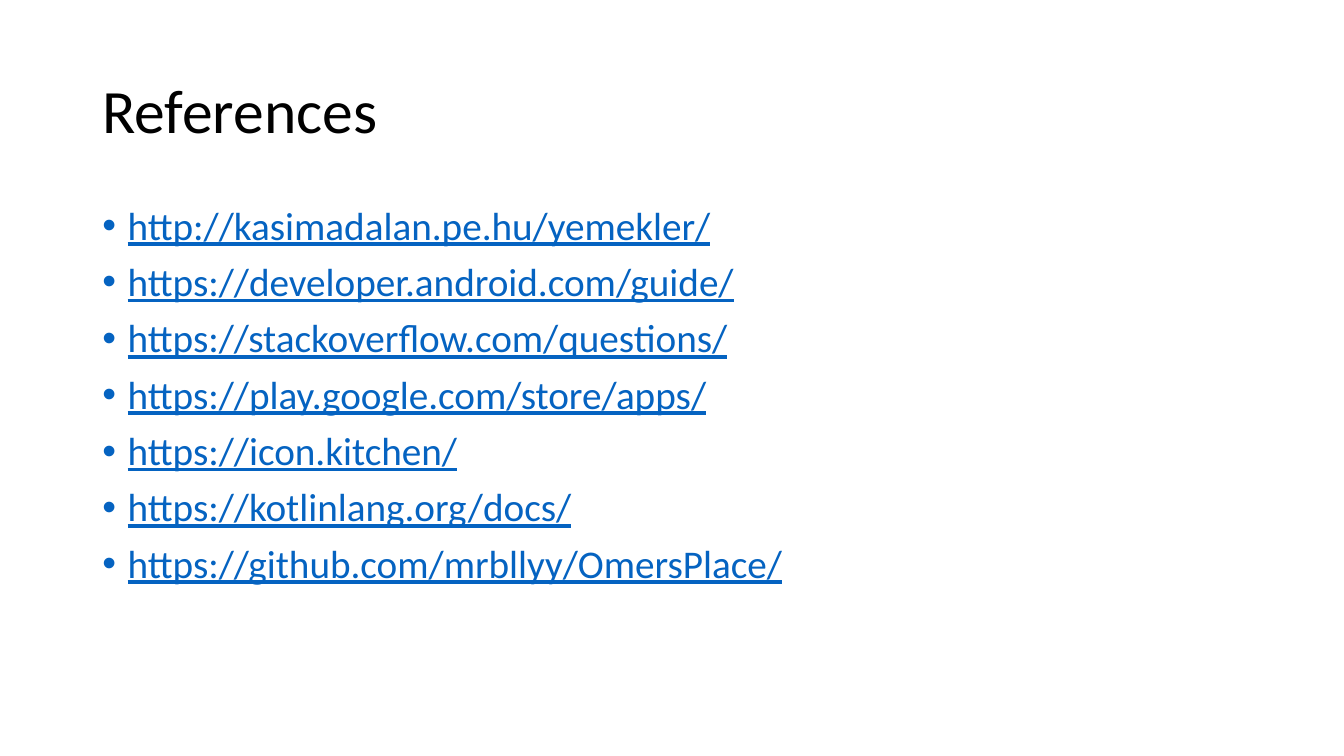
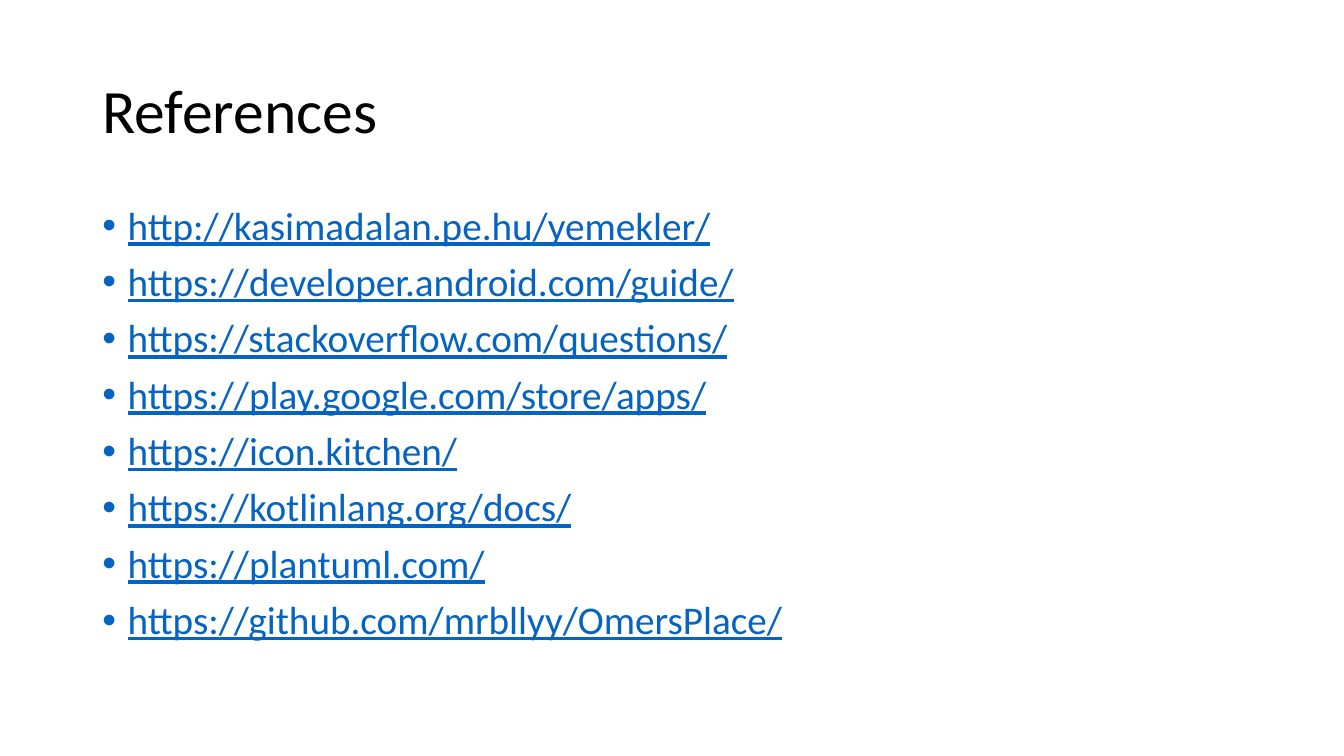
Before and after one commit to mrbllyy/OmersPlace, a slide deck: slide 10 of presentation.pptx (slide 12 before the commit). Drawn at 1344x756 pixels with LibreOffice and Linux fonts; fonts in the diff are those of the drawing. Boxes give left, top, right and bottom in pixels: in the first picture for what was removed or moved away, otherwise in the second. Text is boxed around its words. In the diff, an @@ line names an element or a change of style, - is before the commit and + after.

Commit message:
PlantUML added

```diff
--- a/presentation.pptx
+++ b/presentation.pptx
@@ text at (128, 550, 485, 585): paragraph added @@
+• https://plantuml.com/
```
Also in this commit, not shown: 4 other slides changed, 3 slides added, 4 slides removed, 14 other files.
